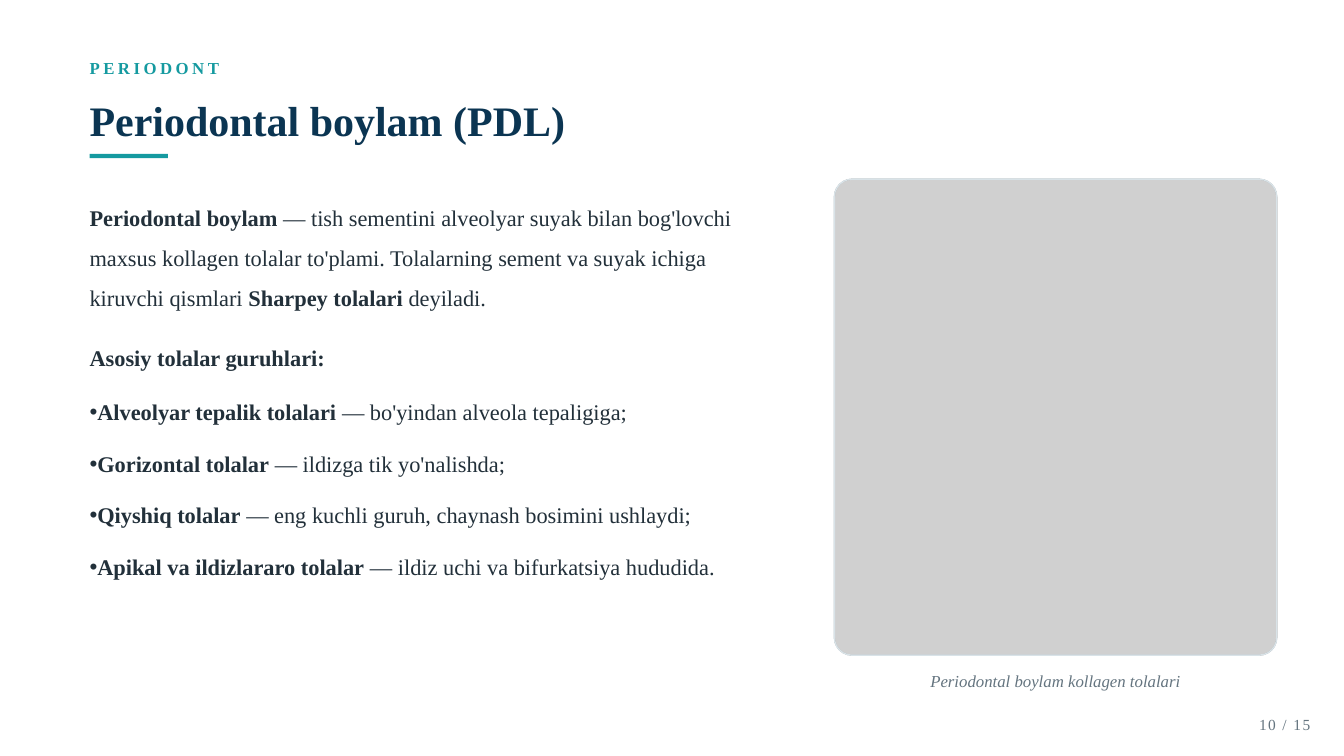
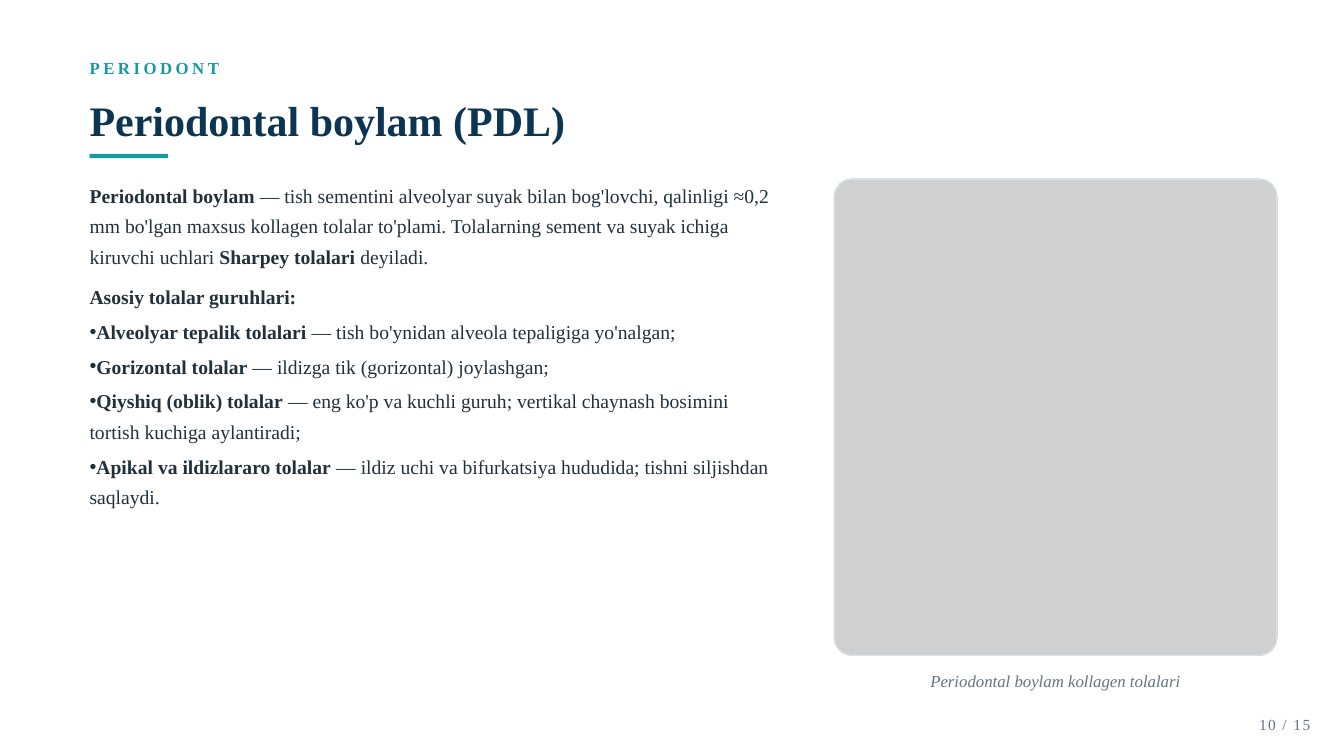
Before and after one commit to dasturland/taqdimot, a slide deck: slide 10 of Tish_tuzilishi.pptx. Drawn at 1344x756 pixels with LibreOffice and Linux fonts; fonts in the diff are those of the drawing; grey boxes stand for pictures. Boxes give left, top, right and bottom in pixels: in the first picture for what was removed or moved away, otherwise in the second. Text is boxed around its words. In the diff, an @@ line names an element or a change of style, - is before the commit and + after.

Commit message:
Taqdimot mazmunini boyitish: pulpa va periodont slaydlariga chuqur ma'lumot qo'shildi

```diff
--- a/Tish_tuzilishi.pptx
+++ b/Tish_tuzilishi.pptx
@@ text "Periodontal boylam — tish sementini ..." moved from (x1=90, y1=210, x2=731, y2=580) to (x1=90, y1=189, x2=769, y2=509) @@
@@ text at (x1=90, y1=189, x2=769, y2=269): text changed; size 16 to 14 pt @@
-Periodontal boylam — tish sementini alveolyar suyak bilan bog'lovchi maxsus kollagen tolalar to'plami. Tolalarning sement va suyak ichiga kiruvchi qismlari Sharpey tolalari deyiladi.
+Periodontal boylam — tish sementini alveolyar suyak bilan bog'lovchi, qalinligi ≈0,2 mm bo'lgan maxsus kollagen tolalar to'plami. Tolalarning sement va suyak ichiga kiruvchi uchlari Sharpey tolalari deyiladi.
@@ text at (x1=90, y1=290, x2=296, y2=309): size 16 to 14 pt in "Asosiy tolalar guruhlari:"; line spacing 1.5 to 1.3; less space between paragraphs @@
@@ text at (x1=90, y1=325, x2=768, y2=509): text changed; size 16 to 14 pt @@
-• Alveolyar tepalik tolalari — bo'yindan alveola tepaligiga;
-• Gorizontal tolalar — ildizga tik yo'nalishda;
-• Qiyshiq tolalar — eng kuchli guruh, chaynash bosimini ushlaydi;
-• Apikal va ildizlararo tolalar — ildiz uchi va bifurkatsiya hududida.
+• Alveolyar tepalik tolalari — tish bo'ynidan alveola tepaligiga yo'nalgan;
+• Gorizontal tolalar — ildizga tik (gorizontal) joylashgan;
+• Qiyshiq (oblik) tolalar — eng ko'p va kuchli guruh; vertikal chaynash bosimini tortish kuchiga aylantiradi;
+• Apikal va ildizlararo tolalar — ildiz uchi va bifurkatsiya hududida; tishni siljishdan saqlaydi.
```
Also in this commit, not shown: 13 other slides changed.
